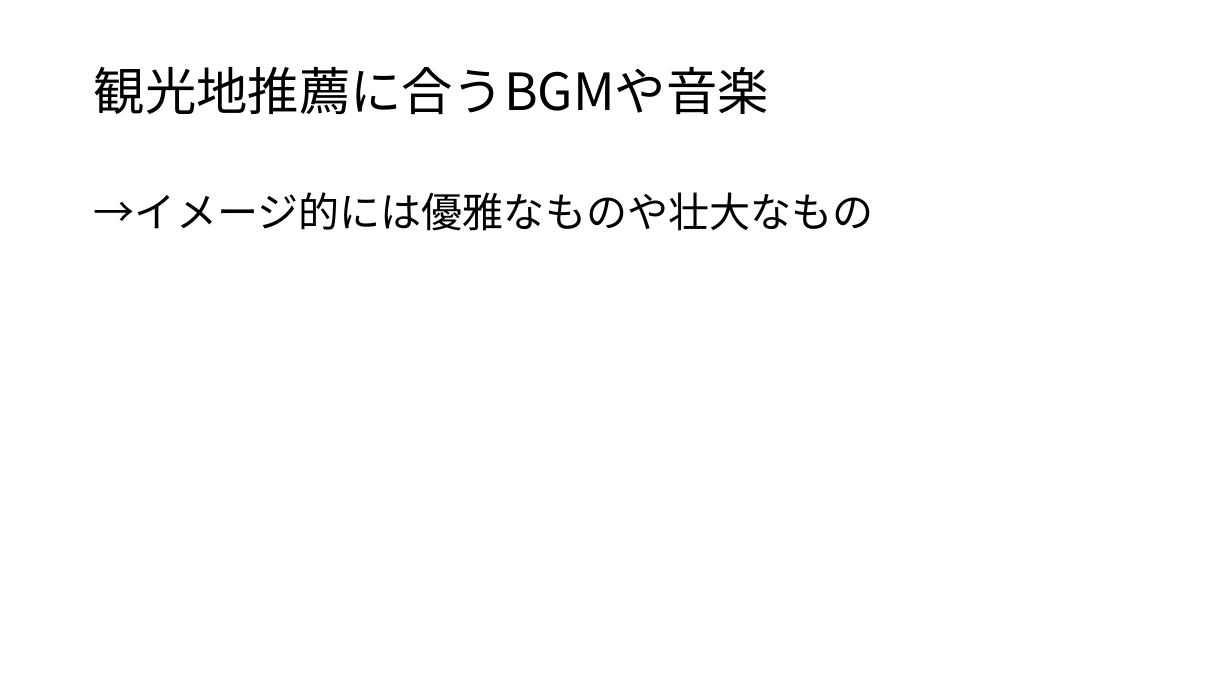
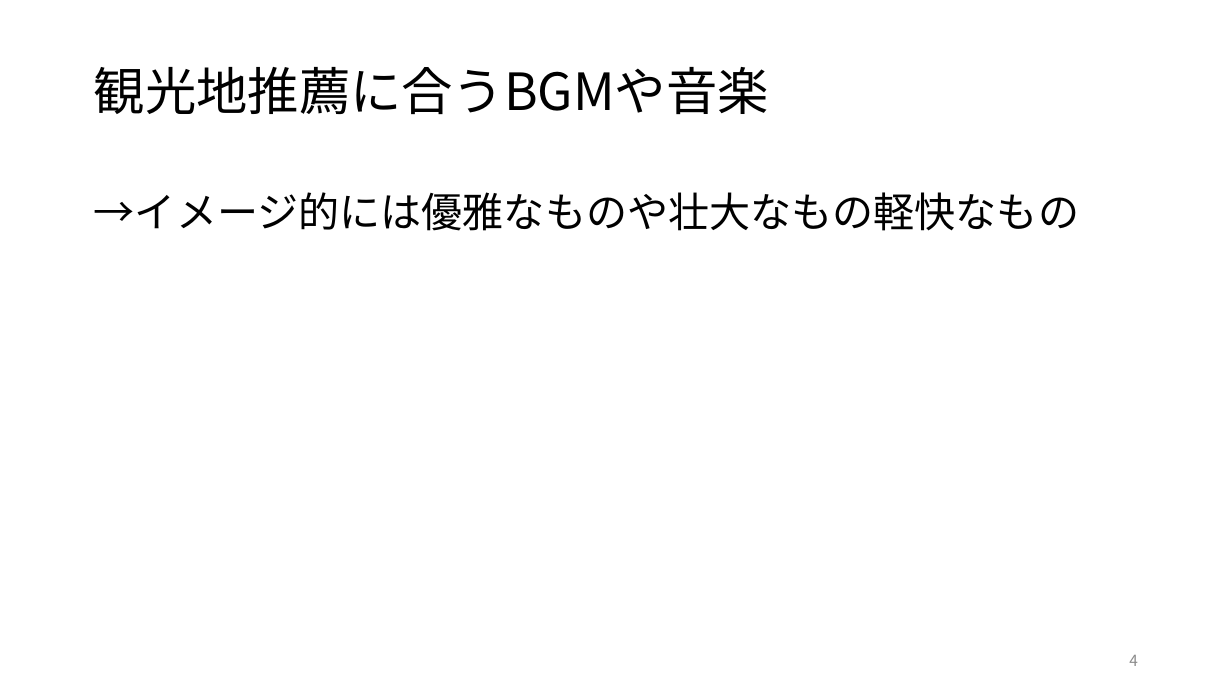
Before and after one commit to kait-takanolab/1821144-yoshii-thesis, a slide deck: slide 4 of 1821144_yoshii_sotsuken.pptx (slide 2 before the commit). Drawn at 1232x693 pixels with LibreOffice and Linux fonts; fonts in the diff are those of the drawing. Boxes give left, top, right and bottom in pixels: in the first picture for what was removed or moved away, otherwise in the second. Text is boxed around its words. In the diff, an @@ line names an element or a change of style, - is before the commit and + after.

```diff
--- a/1821144_yoshii_sotsuken.pptx
+++ b/1821144_yoshii_sotsuken.pptx
@@ text at [94, 192, 1079, 231]: text changed @@
-→イメージ的には優雅なものや壮大なもの
+→イメージ的には優雅なものや壮大なもの軽快なもの
@@ page number added at [1129, 655, 1138, 666], 12 pt, text #8C8C8C @@
+4
```
Also in this commit, not shown: 4 other slides changed.
